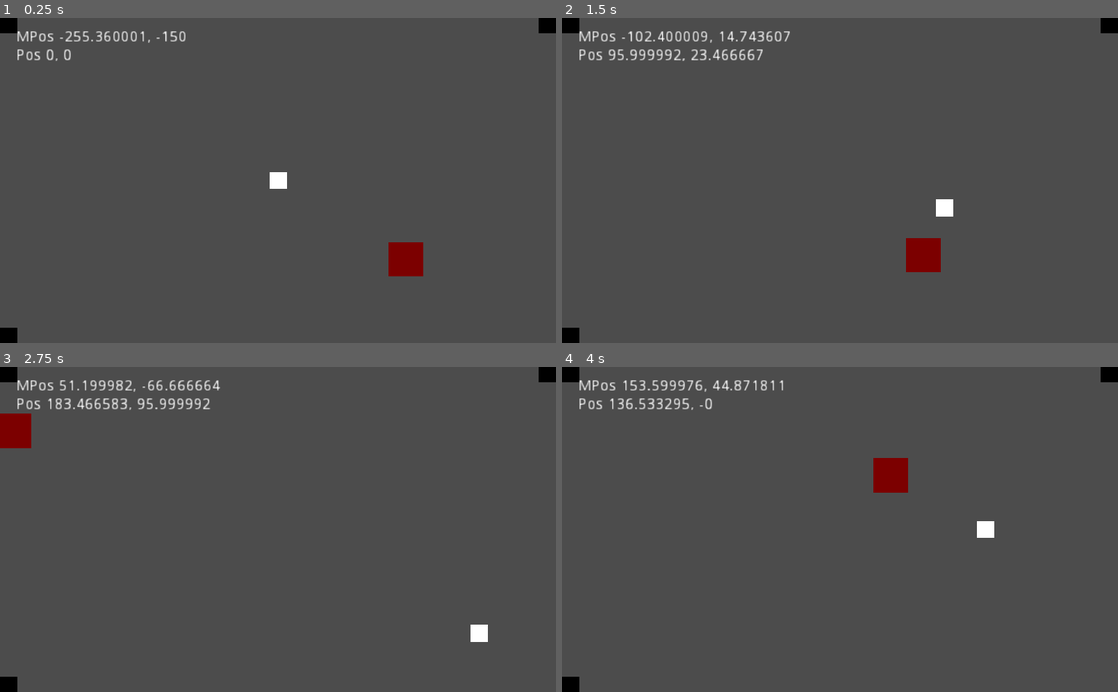
Above: before the commit, frames 1-4 (two rows, left to right).
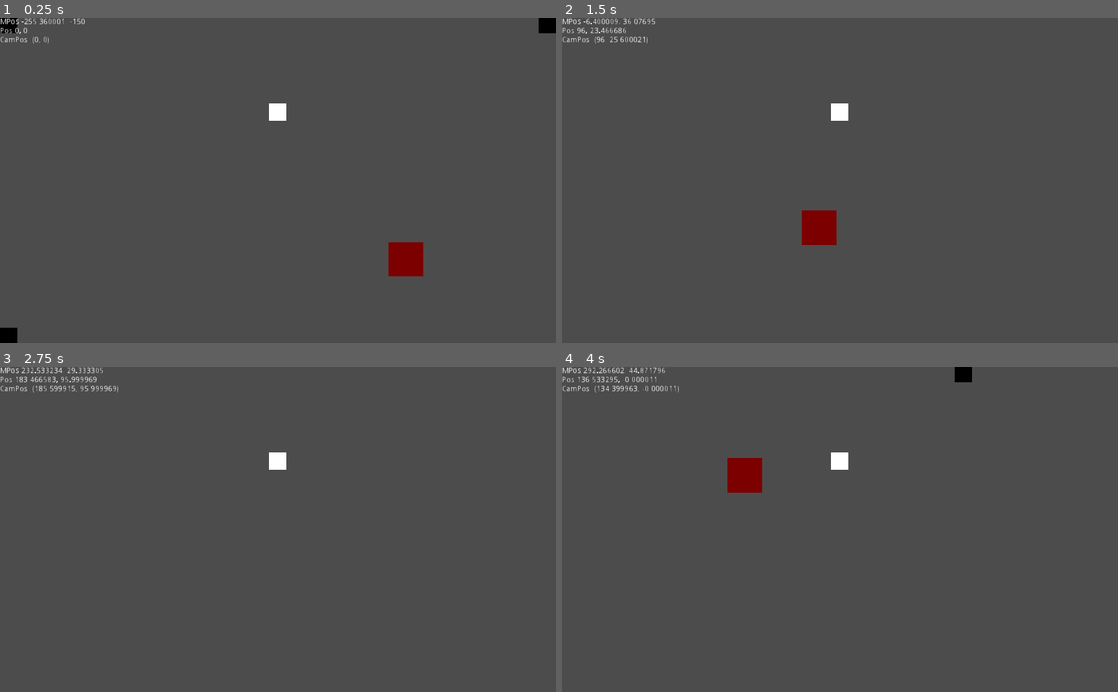
Above: after the commit, the same moments.

Repository: ozqf/zqf_godot_test
Game: Godot game, scene res://scene01.tscn
The game is run twice, just before and just after one commit, with the same random seed, the same clock (stepped at 60 frames per second) and the same inputs.
Inputs (mouse positions are in pixels of both pictures, inside the frame that each line leads up to):
- Up to frame 1 (0.25 s): no input
- Up to frame 2 (1.5 s): move the mouse to (962, 164) at 0.52 s; press the mouse at (962, 164) at 0.53 s; hold D (move_right) 0.53-1.28 s; move the mouse to (728, 196) at 1.27 s; release the mouse at (728, 196) at 1.28 s; hold S (move_backward) from 1.28 s (still down); click (728, 196) at 1.35 s
- Up to frame 3 (2.75 s): move the mouse to (333, 458) at 2.02 s; release S (move_backward) at 2.03 s; press the mouse at (333, 458) at 2.03 s; hold D (move_right) from 2.03 s (still down)
- Up to frame 4 (4 s): move the mouse to (812, 594) at 2.77 s; release D (move_right) at 2.78 s; release the mouse at (812, 594) at 2.78 s; hold W (move_forward) 2.78-3.53 s; click (812, 594) at 2.85 s; move the mouse to (1006, 578) at 3.52 s; press the mouse at (1006, 578) at 3.53 s; hold A (move_left) from 3.53 s (still down)

The runs differ from the first frame. In frame 1, 1.0% of the frame differs, in the area x 0-52%, y 0-53%; in frame 2, 3.3%; in frame 3, 2.7%; in frame 4, 3.3%, in the area x 0-100%, y 0-100%.

Commit message:
Rearranged files. Added crude camera scroll

Diff:
--- a/Player.tscn
+++ /dev/null
@@ -1,18 +0,0 @@
-[gd_scene load_steps=4 format=2]
-
-[ext_resource path="res://sprites/debug_white.png" type="Texture" id=1]
-[ext_resource path="res://scripts/player.gd" type="Script" id=2]
-
-[sub_resource type="RectangleShape2D" id=1]
-
-[node name="Player" type="Node2D"]
-
-[node name="KinematicBody2D" type="KinematicBody2D" parent="."]
-script = ExtResource( 2 )
-
-[node name="CollisionShape2D" type="CollisionShape2D" parent="KinematicBody2D"]
-shape = SubResource( 1 )
-
-[node name="debug_white" type="Sprite" parent="KinematicBody2D"]
-scale = Vector2( 0.5, 0.5 )
-texture = ExtResource( 1 )
--- a/Enemy.tscn
+++ b/prefabs/Enemy.tscn
@@ -1,13 +1,12 @@
 [gd_scene load_steps=3 format=2]
 
-[ext_resource path="res://sprites/debug_red_dark.png" type="Texture" id=1]
-[ext_resource path="res://scripts/enemy.gd" type="Script" id=2]
-
+[ext_resource path="res://scripts/enemy.gd" type="Script" id=1]
+[ext_resource path="res://sprites/debug_red_dark.png" type="Texture" id=2]
 
 [node name="Enemy" type="KinematicBody2D"]
-script = ExtResource( 2 )
+script = ExtResource( 1 )
 
 [node name="CollisionShape2D" type="CollisionShape2D" parent="."]
 
 [node name="debug_red_dark" type="Sprite" parent="."]
-texture = ExtResource( 1 )
+texture = ExtResource( 2 )
--- a/GUI.tscn
+++ b/prefabs/HUD.tscn
@@ -2,12 +2,12 @@
 
 [ext_resource path="res://scripts/debug_text.gd" type="Script" id=1]
 
-[node name="GUI" type="Node2D"]
+[node name="HUD" type="CanvasLayer"]
 
 [node name="Label" type="Label" parent="."]
 margin_right = 55.0
 margin_bottom = 14.0
-text = "FOOBAR"
+text = "Debug text 1234567890"
 script = ExtResource( 1 )
 __meta__ = {
 "_edit_use_anchors_": false
--- /dev/null
+++ b/prefabs/Player.tscn
@@ -0,0 +1,18 @@
+[gd_scene load_steps=4 format=2]
+
+[ext_resource path="res://scripts/player.gd" type="Script" id=1]
+[ext_resource path="res://sprites/debug_white.png" type="Texture" id=2]
+
+[sub_resource type="RectangleShape2D" id=1]
+
+[node name="Player" type="Node2D"]
+
+[node name="Body" type="KinematicBody2D" parent="."]
+script = ExtResource( 1 )
+
+[node name="CollisionShape2D" type="CollisionShape2D" parent="Body"]
+shape = SubResource( 1 )
+
+[node name="debug_white" type="Sprite" parent="Body"]
+scale = Vector2( 0.5, 0.5 )
+texture = ExtResource( 2 )
--- a/project.godot
+++ b/project.godot
@@ -21,7 +21,7 @@
 
 [autoload]
 
-globals="*res://globals.tscn"
+globals="*res://prefabs/globals.tscn"
 
 [display]
 
--- a/scene01.tscn
+++ b/scene01.tscn
@@ -1,41 +1,44 @@
 [gd_scene load_steps=7 format=2]
 
-[ext_resource path="res://Player.tscn" type="PackedScene" id=1]
-[ext_resource path="res://Wall.tscn" type="PackedScene" id=2]
-[ext_resource path="res://GUI.tscn" type="PackedScene" id=3]
-[ext_resource path="res://scripts/z_camera.gd" type="Script" id=4]
-[ext_resource path="res://Enemy.tscn" type="PackedScene" id=5]
-[ext_resource path="res://scripts/game_scene.gd" type="Script" id=6]
+[ext_resource path="res://scripts/game_scene.gd" type="Script" id=1]
+[ext_resource path="res://prefabs/HUD.tscn" type="PackedScene" id=2]
+[ext_resource path="res://prefabs/Wall.tscn" type="PackedScene" id=3]
+[ext_resource path="res://prefabs/Player.tscn" type="PackedScene" id=4]
+[ext_resource path="res://prefabs/Enemy.tscn" type="PackedScene" id=5]
+[ext_resource path="res://scripts/z_camera.gd" type="Script" id=6]
 
 [node name="scene" type="Node2D"]
-script = ExtResource( 6 )
+script = ExtResource( 1 )
 __meta__ = {
 "_edit_lock_": true
 }
 
-[node name="Camera2D" type="Camera2D" parent="."]
-current = true
-zoom = Vector2( 0.5, 0.5 )
-script = ExtResource( 4 )
-
-[node name="DebugText" parent="Camera2D" instance=ExtResource( 3 )]
-position = Vector2( -241, -139 )
+[node name="DebugText" parent="." instance=ExtResource( 2 )]
 
 [node name="World" type="Node2D" parent="."]
-__meta__ = {
-"_edit_lock_": true
-}
+editor/display_folded = true
 
-[node name="Wall" parent="World" instance=ExtResource( 2 )]
+[node name="Wall" parent="World" instance=ExtResource( 3 )]
 position = Vector2( -248, -144 )
 
-[node name="Wall2" parent="World" instance=ExtResource( 2 )]
+[node name="Wall2" parent="World" instance=ExtResource( 3 )]
 position = Vector2( 248, -144 )
 
-[node name="Wall3" parent="World" instance=ExtResource( 2 )]
+[node name="Wall3" parent="World" instance=ExtResource( 3 )]
 position = Vector2( -248, 144 )
 
-[node name="Player" parent="." instance=ExtResource( 1 )]
+[node name="Player" parent="." instance=ExtResource( 4 )]
+position = Vector2( -0.630249, -63.025 )
 
 [node name="Enemy" parent="." instance=ExtResource( 5 )]
 position = Vector2( 53.5903, 40.7351 )
+
+[node name="Camera2D" type="Camera2D" parent="."]
+position = Vector2( 0.630249, 0 )
+current = true
+zoom = Vector2( 0.5, 0.5 )
+drag_margin_left = 0.0
+drag_margin_top = 0.0
+drag_margin_right = 0.0
+drag_margin_bottom = 0.0
+script = ExtResource( 6 )
--- a/scripts/debug_text.gd
+++ b/scripts/debug_text.gd
@@ -4,5 +4,5 @@
 	pass # Replace with function body.
 
 func _process(delta):
-	self.text = globals.debugText
+	self.text = globals.debugText + "\n" + globals.debugCamPos
 	pass
--- a/scripts/game_scene.gd
+++ b/scripts/game_scene.gd
@@ -1,20 +1,27 @@
 extends Node2D
 
-var _enemyPrefab = preload("res://Enemy.tscn")
-var _playerPrefab = preload("res://Player.tscn")
+var _enemyPrefab = preload("res://prefabs/Enemy.tscn")
+var _playerPrefab = preload("res://prefabs/Player.tscn")
 
 var _spawnMax: float = 1
 var _spawnTick: float = 1
+var cam: Camera2D
+var plyr: Node2D
 
 func _ready():
 	print("Begin game scene")
-	pass # Replace with function body.
+	cam = $Camera2D
+	plyr = $Player
+	print("Camera: " + str(cam))
+	print("Player: " + str(plyr))
 
 func _process(delta):
+	cam.position = plyr.get_node("Body").position
+	var camTxt: String = "CamPos: " + str(cam.position)
+	globals.debugCamPos = camTxt
 	if _spawnTick >= _spawnMax:
 		_spawnTick = _spawnMax
-		var enemy = _enemyPrefab.instance()
-
+		#var enemy = _enemyPrefab.instance()
 	else:
 		_spawnTick -= delta
 	pass
--- a/scripts/player.gd
+++ b/scripts/player.gd
@@ -1,6 +1,6 @@
 extends KinematicBody2D
 
-var projectilePrefab = preload("res://Projectile.tscn")
+var projectilePrefab = preload("res://prefabs/Projectile.tscn")
 var speed = 128;
 var fireTick = 0
 
--- a/scripts/z_globals.gd
+++ b/scripts/z_globals.gd
@@ -6,7 +6,8 @@
 const DEG2RAD = 0.017453292519
 const RAD2DEG = 57.29577951308
 
-var debugText = ""
+var debugText: String = ""
+var debugCamPos: String = ""
 
 # Called when the node enters the scene tree for the first time.
 func _ready():
Renamed: Projectile.tscn -> prefabs/Projectile.tscn
Renamed: Wall.tscn -> prefabs/Wall.tscn
Renamed: globals.tscn -> prefabs/globals.tscn
Not shown, changed: z_godot_notes.md
